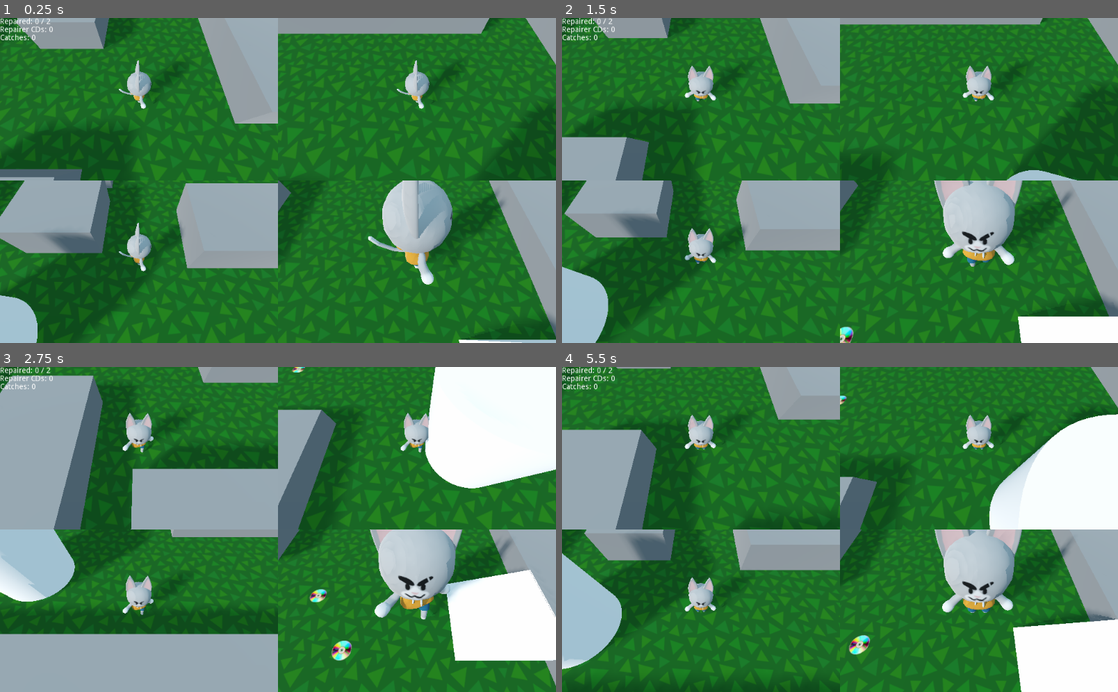
Above: before the commit, frames 1-4 (two rows, left to right).
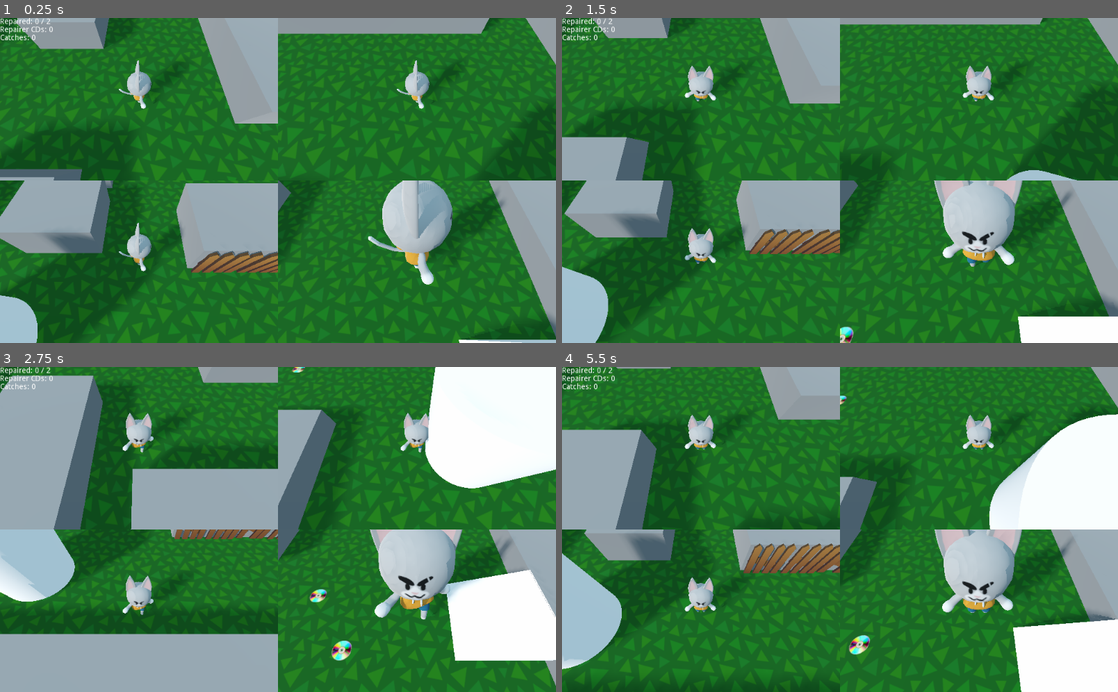
Above: after the commit, the same moments.

Repository: bmolyneaux/GGJ2020
Game: Godot game, scene res://UI/Splitscreen.tscn
Two runs of this game, one before a commit and one after it. Both use one fixed random seed, a clock stepped at 60 frames per second and the inputs below.
Inputs:
- Up to frame 1 (0.25 s): no input
- Up to frame 2 (1.5 s): tap Enter (ui_accept) at 0.5, 0.77 s; hold Right (ui_right) 0.53-1.28 s; tap Space at 0.6 s; hold S from 1.28 s (still down); tap Shift at 1.35 s
- Up to frame 3 (2.75 s): tap Enter (ui_accept) at 1.52 s; release S at 2.03 s; hold Right (ui_right) from 2.03 s (still down); tap Space at 2.1 s
- Up to frame 4 (5.5 s): release Right (ui_right) at 2.78 s; hold W 2.78-3.53 s; tap Shift at 2.85, 4.35 s; tap Enter (ui_accept) at 3.02, 3.77, 4.52 s; hold Left (ui_left) 3.53-5.03 s; tap Space at 3.6, 5.1 s; hold S from 5.03 s (still down)

The runs differ from the first frame. In frame 1, 0.9% of the frame differs, in the area x 34-50%, y 71-79%; in frame 2, 1.0%; in frame 3, 0.5%; in frame 4, 1.3%, in the area x 32-83%, y 54-99%.

Commit message:
Update level with fences

Diff:
--- a/Level/Level.tscn
+++ b/Level/Level.tscn
@@ -10,6 +10,7 @@
 [ext_resource path="res://Repairable/Repairable.tscn" type="PackedScene" id=8]
 [ext_resource path="res://Catcher/Catcher.tscn" type="PackedScene" id=9]
 [ext_resource path="res://Game/GameManager.gd" type="Script" id=10]
+[ext_resource path="res://Environment/Fence.tscn" type="PackedScene" id=11]
 
 [sub_resource type="ProceduralSky" id=1]
 
@@ -110,6 +111,12 @@
 
 [node name="Repairer" parent="Players" instance=ExtResource( 1 )]
 transform = Transform( 1, 0, 0, 0, 1, 0, 0, 0, 1, -7.64838, 0.1, -6.57013 )
+index = null
+acceleration = null
+regular_speed = null
+carry_speed = null
+hurt_speed = null
+gravity_speed = null
 
 [node name="PlayerController" type="Node" parent="Players/Repairer"]
 script = ExtResource( 2 )
@@ -117,6 +124,11 @@
 [node name="Repairer2" parent="Players" instance=ExtResource( 1 )]
 transform = Transform( 1, 0, 0, 0, 1, 0, 0, 0, 1, 9.74952, 0.1, -5.76348 )
 index = 1
+acceleration = null
+regular_speed = null
+carry_speed = null
+hurt_speed = null
+gravity_speed = null
 
 [node name="PlayerController" type="Node" parent="Players/Repairer2"]
 script = ExtResource( 2 )
@@ -124,12 +136,20 @@
 [node name="Repairer3" parent="Players" instance=ExtResource( 1 )]
 transform = Transform( 1, 0, 0, 0, 1, 0, 0, 0, 1, -7.80523, 0.1, 8.98917 )
 index = 2
+acceleration = null
+regular_speed = null
+carry_speed = null
+hurt_speed = null
+gravity_speed = null
 
 [node name="PlayerController" type="Node" parent="Players/Repairer3"]
 script = ExtResource( 2 )
 
 [node name="Catcher" parent="Players" instance=ExtResource( 9 )]
 index = 3
+acceleration = null
+max_speed = null
+gravity_speed = null
 
 [node name="PlayerController" type="Node" parent="Players/Catcher"]
 script = ExtResource( 2 )
@@ -171,3 +191,28 @@
 __meta__ = {
 "_edit_use_anchors_": false
 }
+
+[node name="Fences" type="Spatial" parent="."]
+
+[node name="Fence1" parent="Fences" instance=ExtResource( 11 )]
+transform = Transform( 1, 0, 0, 0, 1, 0, 0, 0, 1, -6.05074, 0, 9.221 )
+jank = 0.0
+
+[node name="Fence2" parent="Fences" instance=ExtResource( 11 )]
+transform = Transform( 1, 0, 0, 0, 1, 0, 0, 0, 1, -4.93986, 0, 9.221 )
+jank = 0.0
+
+[node name="Fence3" parent="Fences" instance=ExtResource( 11 )]
+transform = Transform( 1, 0, 0, 0, 1, 0, 0, 0, 1, -3.85266, 0, 9.221 )
+
+[node name="Fence4" parent="Fences" instance=ExtResource( 11 )]
+transform = Transform( 1, 0, 0, 0, 1, 0, 0, 0, 1, -2.81058, 0, 9.221 )
+
+[node name="Fence5" parent="Fences" instance=ExtResource( 11 )]
+transform = Transform( 1, 0, 0, 0, 1, 0, 0, 0, 1, -1.75858, 0, 9.221 )
+
+[node name="Fence6" parent="Fences" instance=ExtResource( 11 )]
+transform = Transform( 1, 0, 0, 0, 1, 0, 0, 0, 1, -0.702193, 0, 9.221 )
+
+[node name="Fence7" parent="Fences" instance=ExtResource( 11 )]
+transform = Transform( 1, 0, 0, 0, 1, 0, 0, 0, 1, 0.379362, 0, 9.221 )
Not shown: 1 places in Level/Level.tscn that only renumber resources
